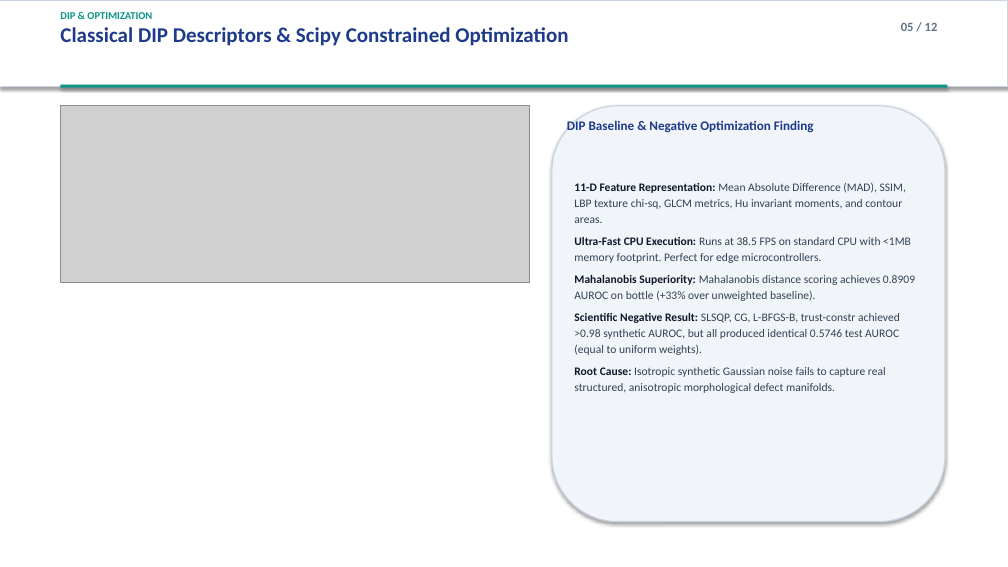
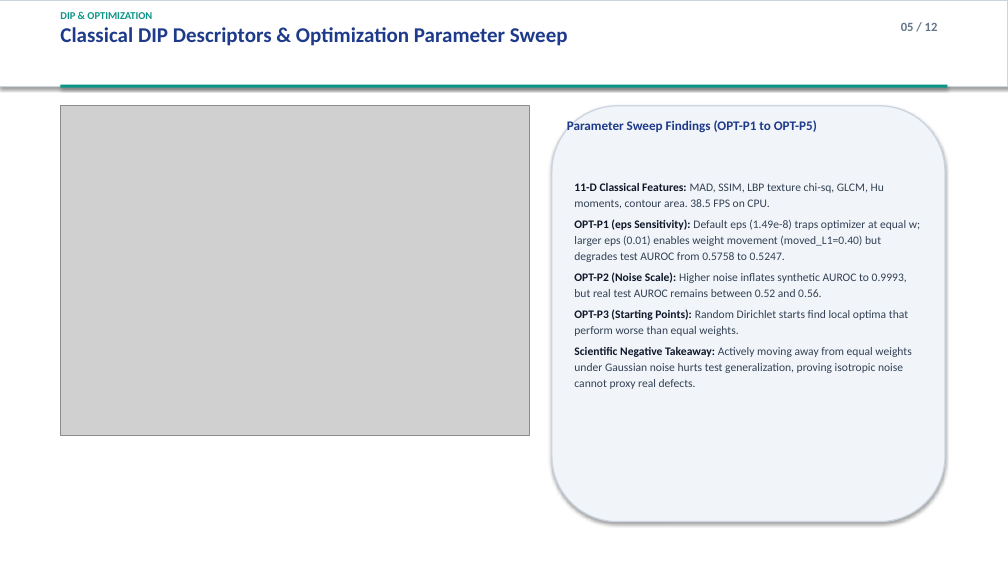
Before and after one commit to Rahul-dewangan01/Hybrid-Industrial-Visual-Anomaly-Detection, a slide deck: slide 5 of 06_FINAL_RESEARCH/Presentation/Industrial_Anomaly_Detection_Final_Presentation.pptx. Drawn at 1008x567 pixels with LibreOffice and Linux fonts; fonts in the diff are those of the drawing; grey boxes stand for pictures. Boxes give left, top, right and bottom in pixels: in the first picture for what was removed or moved away, otherwise in the second. Text is boxed around its words. In the diff, an @@ line names an element or a change of style, - is before the commit and + after.

```diff
--- a/06_FINAL_RESEARCH/Presentation/Industrial_Anomaly_Detection_Final_Presentation.pptx
+++ b/06_FINAL_RESEARCH/Presentation/Industrial_Anomaly_Detection_Final_Presentation.pptx
@@ text at bbox=[60, 27, 568, 46]: text changed @@
-Classical DIP Descriptors & Scipy Constrained Optimization
+Classical DIP Descriptors & Optimization Parameter Sweep
@@ picture: place and size @@
-picture at bbox=[60, 106, 529, 282]
+picture at bbox=[60, 106, 529, 436]
@@ text at bbox=[567, 120, 817, 132]: text changed @@
-DIP Baseline & Negative Optimization Finding
+Parameter Sweep Findings (OPT-P1 to OPT-P5)
@@ text at bbox=[574, 183, 920, 389]: text changed @@
-11-D Feature Representation: Mean Absolute Difference (MAD), SSIM, LBP texture chi-sq, GLCM metrics, Hu invariant moments, and contour areas.
-Ultra-Fast CPU Execution: Runs at 38.5 FPS on standard CPU with <1MB memory footprint. Perfect for edge microcontrollers.
-Mahalanobis Superiority: Mahalanobis distance scoring achieves 0.8909 AUROC on bottle (+33% over unweighted baseline).
-Scientific Negative Result: SLSQP, CG, L-BFGS-B, trust-constr achieved >0.98 synthetic AUROC, but all produced identical 0.5746 test AUROC (equal to uniform weights).
-Root Cause: Isotropic synthetic Gaussian noise fails to capture real structured, anisotropic morphological defect manifolds.
+11-D Classical Features: MAD, SSIM, LBP texture chi-sq, GLCM, Hu moments, contour area. 38.5 FPS on CPU.
+OPT-P1 (eps Sensitivity): Default eps (1.49e-8) traps optimizer at equal w; larger eps (0.01) enables weight movement (moved_L1=0.40) but degrades test AUROC from 0.5758 to 0.5247.
+OPT-P2 (Noise Scale): Higher noise inflates synthetic AUROC to 0.9993, but real test AUROC remains between 0.52 and 0.56.
+OPT-P3 (Starting Points): Random Dirichlet starts find local optima that perform worse than equal weights.
+Scientific Negative Takeaway: Actively moving away from equal weights under Gaussian noise hurts test generalization, proving isotropic noise cannot proxy real defects.
```
Also in this commit, not shown: 11 other slides changed, 44 other files.
